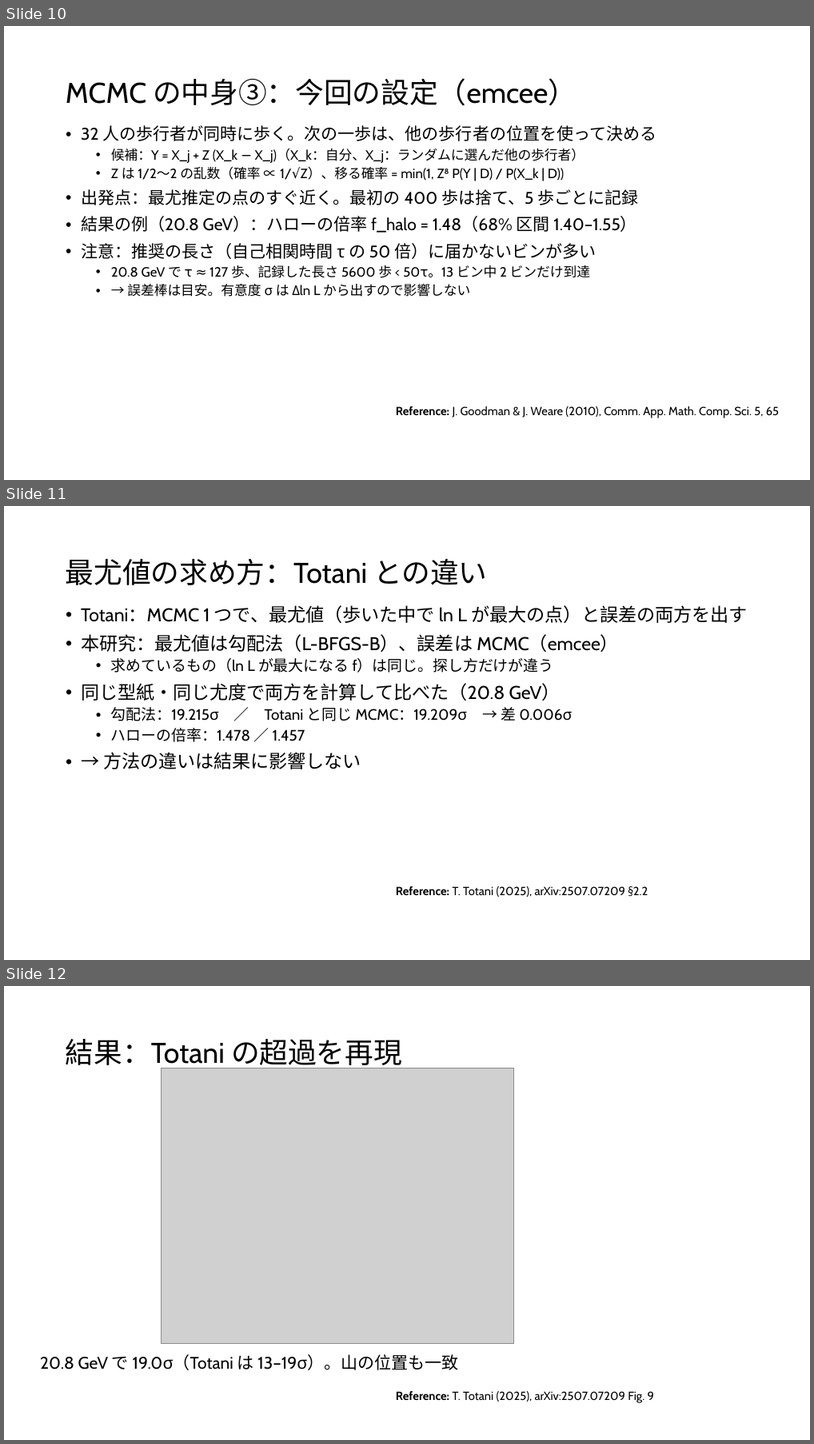
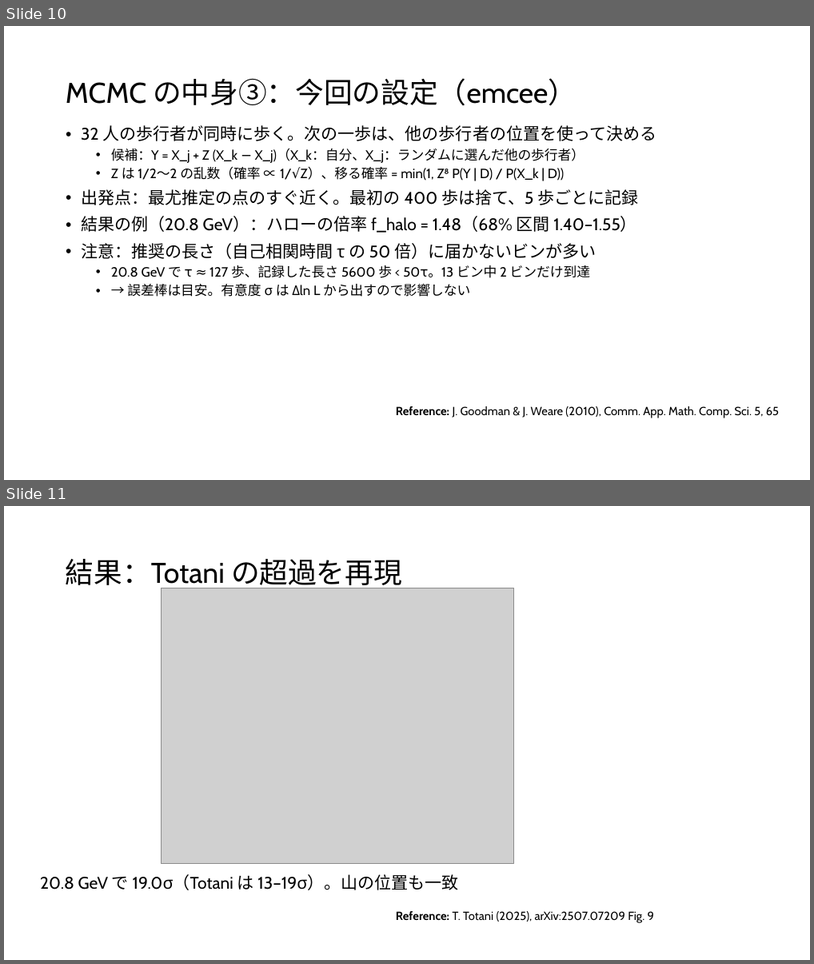
Before and after one commit to Mikann20041029/darkmatter-slides, a slide deck: slides/2026-10-02_研究進捗報告_claude.pptx. Shown one above the other, each under a label of ours: slides 10, 11 and 12 before the commit, slides 10 and 11 after it. The pictures are 814x1444 and 814x964 pixels, drawn with LibreOffice and Linux fonts; fonts in the diff are those of the drawing; grey boxes stand for pictures. Boxes give left, top, right and bottom in pixels: in the first picture for what was removed or moved away, otherwise in the second. Text is boxed around its words. In the diff, an @@ line names an element or a change of style, - is before the commit and + after.

```diff
--- a/slides/2026-10-02_研究進捗報告_claude.pptx
+++ b/slides/2026-10-02_研究進捗報告_claude.pptx
@@ slide 11 removed at (4, 506, 810, 960), background #FFFFFF @@
@@ title removed at (66, 559, 487, 585) @@
-最尤値の求め方：Totani との違い
@@ text removed at (81, 605, 748, 769) @@
-• Totani：MCMC 1 つで、最尤値（歩いた中で ln L が最大の点）と誤差の両方を出す
-• 本研究：最尤値は勾配法（L-BFGS-B）、誤差は MCMC（emcee）
-  • 求めているもの（ln L が最大になる f）は同じ。探し方だけが違う
-• 同じ型紙・同じ尤度で両方を計算して比べた（20.8 GeV）
-  • 勾配法：19.215σ ／ Totani と同じ MCMC：19.209σ → 差 0.006σ
-  • ハローの倍率：1.478 ／ 1.457
-• → 方法の違いは結果に影響しない
@@ text removed at (396, 886, 648, 896) @@
-Reference: T. Totani (2025), arXiv:2507.07209 §2.2
@@ what was slide 12 is now slide 11 @@
```
